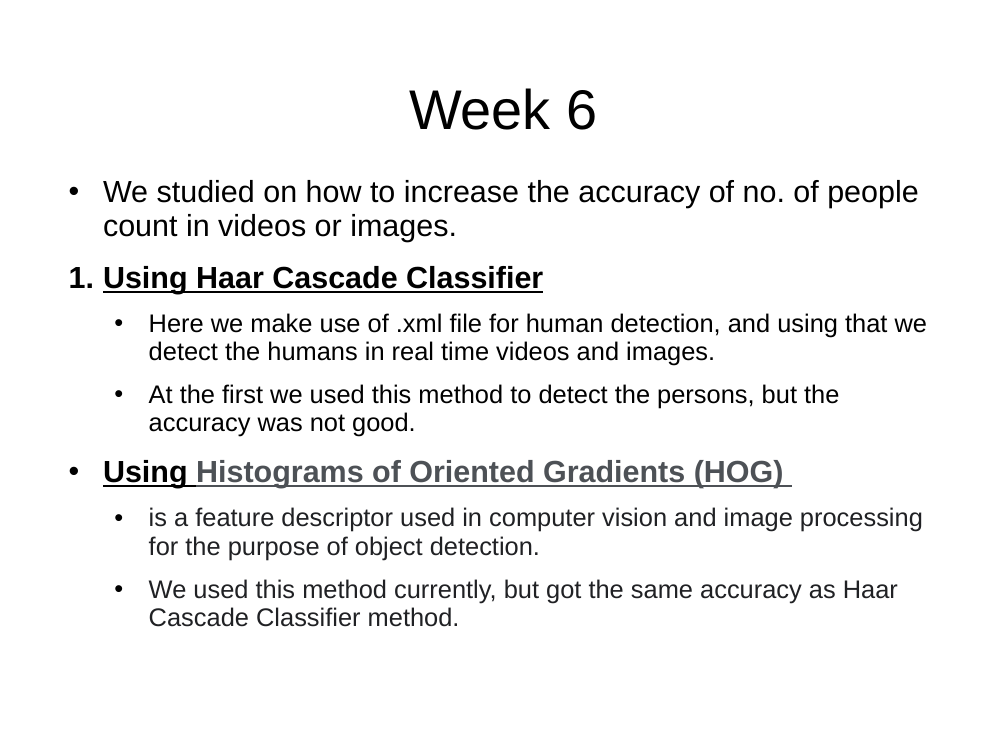
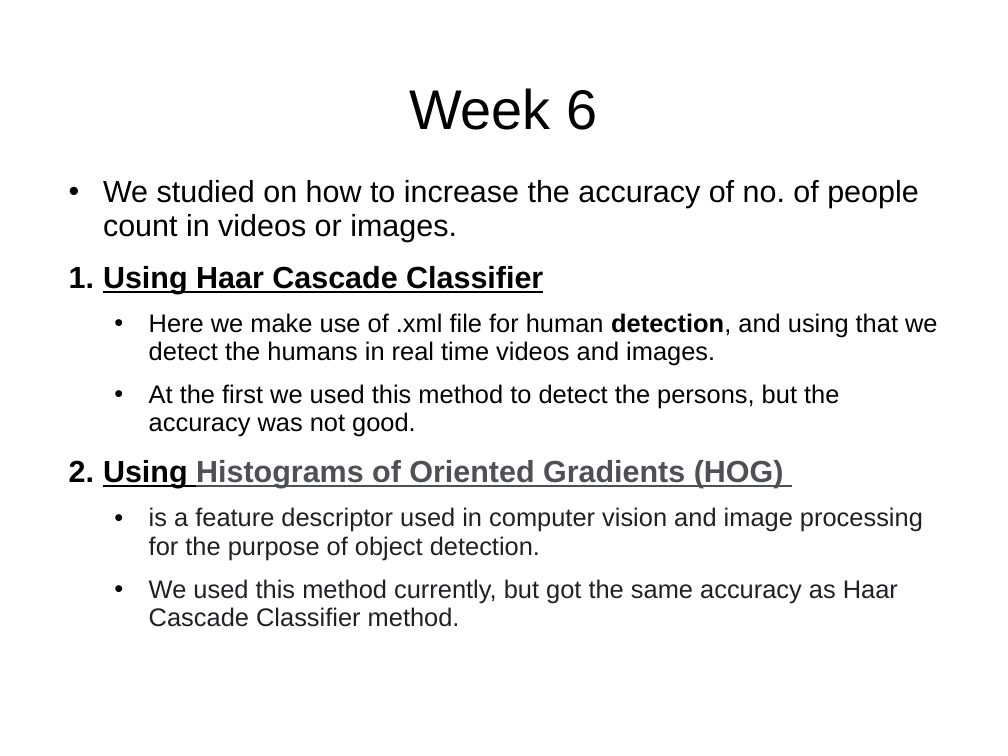
Before and after one commit to akash-rajak/Real-Time-Human-Detection-Counting, a slide deck: slide 17 of PPT + Report/Weekly Update.ppt. Drawn at 1008x756 pixels with LibreOffice and Linux fonts; fonts in the diff are those of the drawing; background and template pictures are left out. Boxes give left, top, right and bottom in pixels: in the first picture for what was removed or moved away, otherwise in the second. Text is boxed around its words. In the diff, an @@ line names an element or a change of style, - is before the commit and + after.

```diff
--- a/PPT + Report/Weekly Update.ppt
+++ b/PPT + Report/Weekly Update.ppt
@@ text at (103,313,938,488): bold on in "detection,"; bullet • to 1. @@
```
Also in this commit, not shown: 1 other slide changed, 1 slide added, 5 other files.
